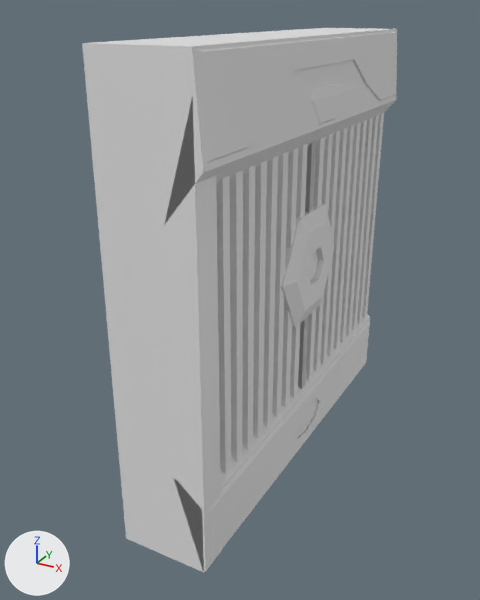
The Blender file Tohet/Assets/Models/VentMidELeft.blend, before and after one commit.
Camera for both pictures: a camera (50 mm lens) standing at (2.05, -4.07, 1.65) and looking at (-0.06, -0.23, -0.27). The lights are fixed; the arrows at lower left show +X, +Y and +Z.
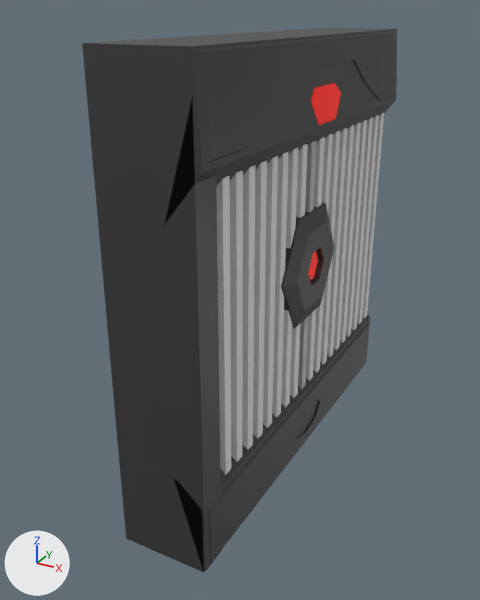
What differs and where, as boxes (x1, y1, x2, y2) in the pictures (480 x 600 px):
part 1 of me_cube_010, recoloured: (82, 28, 397, 572) in both
part 2 of me_cube_010, recoloured (grey to red): (311, 83, 341, 125) in both
part 3 of me_cylinder_002, recoloured: (281, 203, 334, 328) in both
part 4 of me_cylinder_002, recoloured (grey to red): (308, 251, 318, 280) in both

The change, as a diff of the scene's bpy script:
```diff
--- a/Tohet/Assets/Models/VentMidELeft.blend.py
+++ b/Tohet/Assets/Models/VentMidELeft.blend.py
@@ mat_black @@
+mat_black = principled_material('Black')
+mat_black.base_color = (0.0741, 0.0741, 0.0741)  # dark grey #4d4d4d
+mat_black.metallic = 0.554
+mat_black.specular_ior_level = 0.564
@@ mat_glowing @@
+mat_glowing = principled_material('Glowing')
+mat_glowing.base_color = (0.8, 0.00127, 0.0)  # red #e70400
+mat_glowing.emission_color = (0.268, 0.00442, 0.0)  # red #8d0e00
+mat_glowing.emission_strength = 1.0
@@ me_cube_010 @@
 me_cube_010.from_pydata(...)  # 384 vertices, 382 faces; spans x -1.5..3.21, y -1.5..1.5, z -1.5..1.5
 # used by ob_cube_007; location = (0.0, 0.0, 0.0); scale = (0.14, 1.0, 1.0)
+# me_cube_010 part 1: 370 of the faces centred in x -1.5..3.16, y -1.5..1.5, z -1.5..1.5 switch from no material to mat_black (dark grey #4d4d4d)
+# me_cube_010 part 2: all 12 faces centred in x 2.99..3.18, y -0.2..0.2, z 0.99..1.2 switch from no material to mat_glowing (red #e70400)
@@ me_cylinder_002 @@
 me_cylinder_002.from_pydata(...)  # 48 vertices, 44 faces; spans x -0.87..0.87, y -1.0..1.0, z -1.0..1.0
 # used by ob_cylinder_001; location = (0.246, 0.0, 0.0); rotation_euler = (0.0, 1.571, 0.0), in degrees (0, 90, 0); scale = (0.451, 0.451, 0.168)
+# me_cylinder_002 part 3: 43 of the faces centred in x -0.87..0.87, y -0.75..0.75, z -1.0..1.0 switch from no material to mat_black (dark grey #4d4d4d)
+# me_cylinder_002 part 4: the 1 face centred in x 0.0, y 0.0, z 0.77 switches from no material to mat_glowing (red #e70400)
+me_cylinder_002.materials.append(mat_glowing)  # red #e70400
```
